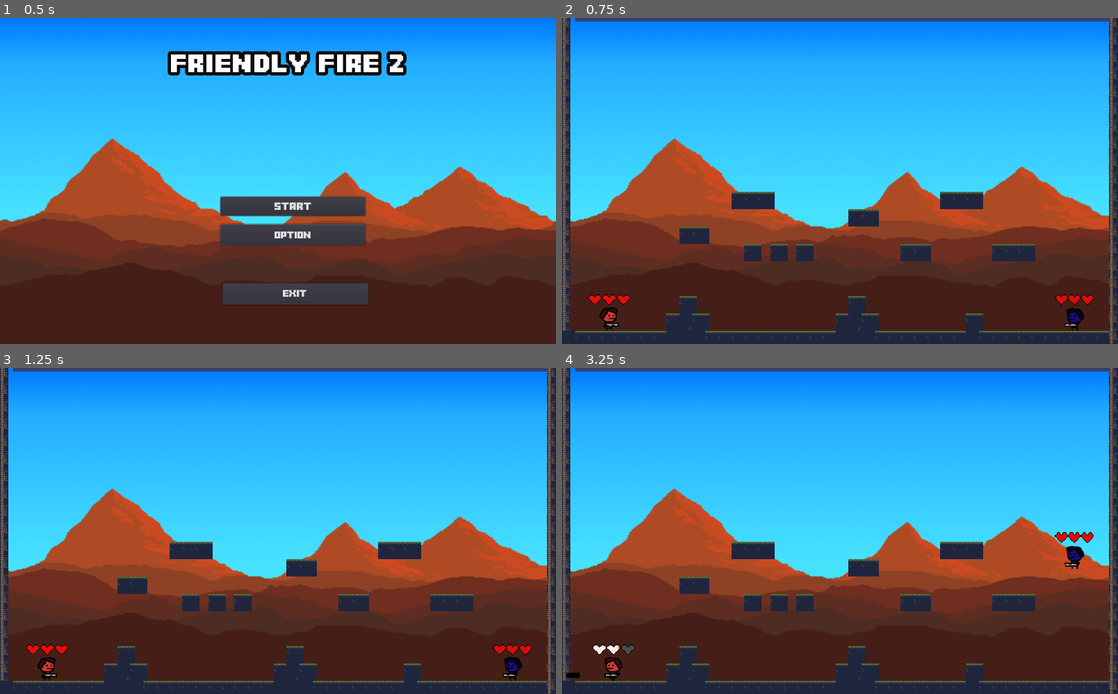
Above: before the commit, frames 1-4 (two rows, left to right).
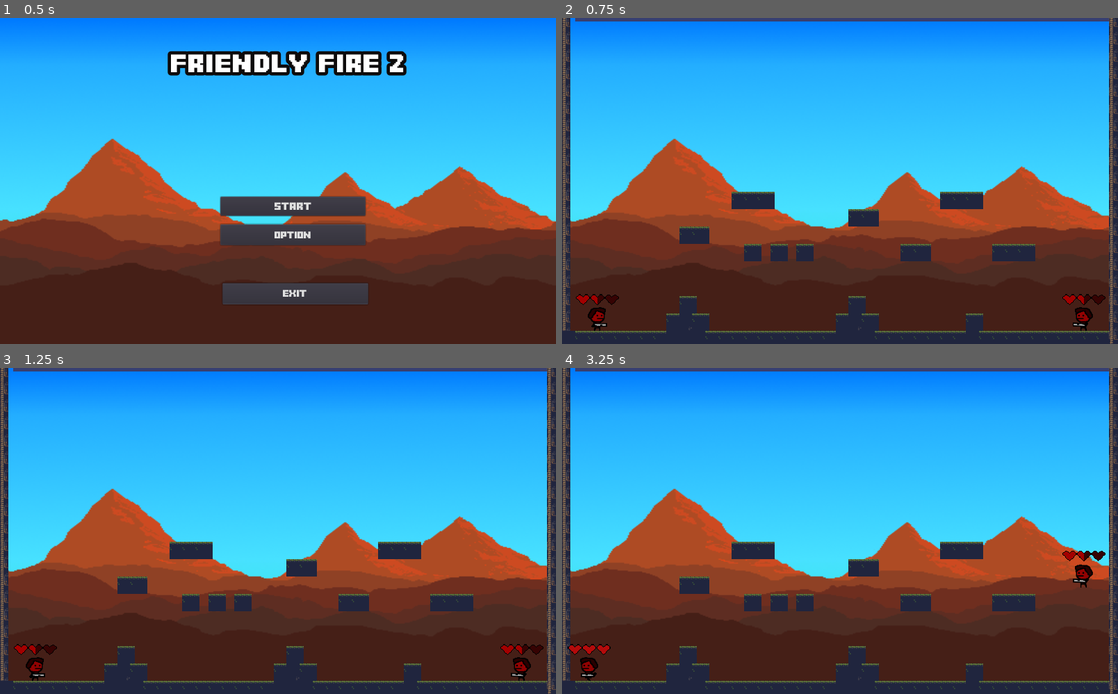
Above: after the commit, the same moments.

Repository: Toefge/InteraktiveSysteme
Game: Godot game, scene res://Menu/Menu.tscn
Two runs of this game, one before a commit and one after it. Both use one fixed random seed, a clock stepped at 60 frames per second and the inputs below. Before the commit the project starts from res://Menu.tscn.
Inputs (mouse positions are in pixels of both pictures, inside the frame that each line leads up to):
- Up to frame 1 (0.5 s): no input
- Up to frame 2 (0.75 s): click "Start" at 0.5 s
- Up to frame 3 (1.25 s): no input
- Up to frame 4 (3.25 s): tap Enter (fire02) at 1.25, 1.55, 2.1 s; move the mouse to (962, 514) at 1.27 s; hold Space (fire) 1.28-2.03 s; hold D (right) 1.28-2.78 s; tap Up (ui_up) at 1.52, 1.82, 2.27, 2.3, 2.57 s; move the mouse to (728, 547) at 2.02 s; move the mouse to (895, 459) at 2.77 s; hold A (left) from 2.78 s (still down); hold Up (ui_up) from 2.78 s (still down); tap Space (fire) at 3.05 s

Frame 1 is identical in both runs. In frame 2, 1.0% of the frame differs, in the area x 2-98%, y 84-96%; in frame 3, 1.0%; in frame 4, 1.2%, in the area x 0-98%, y 50-96%.

Commit message:
Refactoring
Müll gelöscht, Player 1 und 2 zusammen gefasst und Software Design verbessert.

Diff:
--- a/Area2D.tscn
+++ /dev/null
@@ -1,24 +0,0 @@
-[gd_scene load_steps=4 format=2]
-
-[ext_resource path="res://assets/sBullet_strip2.png" type="Texture" id=1]
-[ext_resource path="res://Scripts/Bullet.gd" type="Script" id=2]
-
-
-[sub_resource type="RectangleShape2D" id=1]
-extents = Vector2( 8.2253, 5.3206 )
-
-[node name="Area2D" type="Area2D"]
-script = ExtResource( 2 )
-
-[node name="Sprite" type="Sprite" parent="."]
-texture = ExtResource( 1 )
-hframes = 2
-
-[node name="CollisionShape2D" type="CollisionShape2D" parent="."]
-position = Vector2( 3.13383, 0.0870495 )
-shape = SubResource( 1 )
-
-[node name="VisibilityNotifier2D" type="VisibilityNotifier2D" parent="."]
-position = Vector2( -1.43634, 0.0435247 )
-scale = Vector2( 0.926007, 0.377586 )
-[connection signal="screen_exited" from="VisibilityNotifier2D" to="." method="_on_VisibilityNotifier2D_screen_exited"]
--- a/bullet.tscn
+++ b/Bullet/bullet.tscn
@@ -1,8 +1,8 @@
 [gd_scene load_steps=6 format=2]
 
-[ext_resource path="res://assets/sBullet_strip2.png" type="Texture" id=1]
-[ext_resource path="res://Scripts/Bullet.gd" type="Script" id=2]
-[ext_resource path="res://Scripts/DamageArea.gd" type="Script" id=3]
+[ext_resource path="res://Bullet/Bullet.gd" type="Script" id=1]
+[ext_resource path="res://Bullet/DamageArea.gd" type="Script" id=2]
+[ext_resource path="res://assets/sBullet_strip2.png" type="Texture" id=3]
 
 [sub_resource type="RectangleShape2D" id=1]
 extents = Vector2( 8.2253, 5.3206 )
@@ -11,11 +11,11 @@
 extents = Vector2( 10.0715, 5.5445 )
 
 [node name="bullet" type="Area2D"]
-script = ExtResource( 2 )
+script = ExtResource( 1 )
 
 [node name="Sprite" type="Sprite" parent="."]
 modulate = Color( 0, 0, 0, 1 )
-texture = ExtResource( 1 )
+texture = ExtResource( 3 )
 hframes = 2
 
 [node name="CollisionShape2D" type="CollisionShape2D" parent="."]
@@ -29,7 +29,7 @@
 [node name="DamageArea" type="Area2D" parent="."]
 collision_layer = 0
 collision_mask = 32
-script = ExtResource( 3 )
+script = ExtResource( 2 )
 
 [node name="CollisionShape2D" type="CollisionShape2D" parent="DamageArea"]
 position = Vector2( 3.34087, 0 )
--- a/Gun.gd
+++ /dev/null
@@ -1,26 +0,0 @@
-extends Sprite
-
-var can_fire = true
-var bullet = preload("res://bullet.tscn")
-
-func _ready():
-	set_as_toplevel(true)
-
-func _physics_process(delta):
-	position.x = lerp(position.x, get_parent().position.x, 0.5)
-	position.y = lerp(position.y, get_parent().position.y+5, 0.5)
-	if Input.is_action_just_pressed("left"):
-		look_at(Vector2(position.x * -1 , position.y))
-	if Input.is_action_just_pressed("right"):
-		look_at(Vector2(100000,position.y))
-	#var mouse_pos = get_global_mouse_position()
-	#look_at(mouse_pos)
-
-	if Input.is_action_pressed("fire") and can_fire:
-		var bullet_instance = bullet.instance()
-		bullet_instance.rotation = rotation
-		bullet_instance.global_position = $muzzle.global_position
-		get_parent().add_child(bullet_instance)
-		can_fire = false
-		yield(get_tree().create_timer(0.2), "timeout")
-		can_fire = true
--- a/Menu.gd
+++ b/Menu/Menu.gd
@@ -6,7 +6,7 @@
 
 
 func _on_ButtonStart_pressed():
-	get_tree().change_scene("res://game.tscn")
+	get_tree().change_scene("res://mainGame.tscn")
 
 
 
--- a/Menu.tscn
+++ b/Menu/Menu.tscn
@@ -1,6 +1,6 @@
 [gd_scene load_steps=11 format=2]
 
-[ext_resource path="res://Menu.gd" type="Script" id=1]
+[ext_resource path="res://Menu/Menu.gd" type="Script" id=1]
 [ext_resource path="res://assets/backgroundMountainsDay.PNG" type="Texture" id=2]
 
 [sub_resource type="DynamicFontData" id=1]
--- a/Player2/player 2.gd
+++ /dev/null
@@ -1,107 +0,0 @@
-extends KinematicBody2D
-
-signal health_updated(health)
-signal killed()
-
-var move = Vector2()
-export var speed: = Vector2(300.0, 1000.0)
-export var gravity: = 3000.0
-export var fall_speed = 1.0
-var _velocity: = Vector2.ZERO
-
-export var wallJumpPush = 2000
-export var wallJumpHeight = 1000
-
-const FLOOR_NORMAL: = Vector2.UP
-
-#Hp
-export (float) var max_health = 100;
-onready var health = max_health setget _set_health
-onready var invulnerability_timer = $InvulnerabilityTimer
-onready var Hitbox = $Hitbox
-
-
-func _ready():
-	$AnimatedSprite.flip_h = true
-
-func _physics_process(delta):
-
-	#Check if the player let go of the jump button
-	var is_jump_interrupted: = Input.is_action_just_released("ui_up") and _velocity.y < 0.0
-	var direction: = get_direction()
-	_velocity = calculate_move_velocity(_velocity, direction, speed, is_jump_interrupted)
-	_velocity = move_and_slide(_velocity, FLOOR_NORMAL)
-
-	#Changing Sprites for left and right
-	if Input.is_action_just_pressed("ui_left"):
-		$AnimatedSprite.flip_h = true
-	elif Input.is_action_just_pressed("ui_right"):
-		$AnimatedSprite.flip_h = false
-
-#Check which keys the player is pressing to move
-func get_direction() -> Vector2:
-	return Vector2(
-		Input.get_action_strength("ui_right") - Input.get_action_strength("ui_left"),
-		-1.0 if Input.is_action_pressed("ui_up") and is_on_floor() else 0.0
-	)
-
-func calculate_move_velocity(
-	linear_velocity: Vector2,
-	direction: Vector2,
-	speed: Vector2,
-	is_jump_interrupted: bool) -> Vector2:
-		var move: = linear_velocity
-		move.x = speed.x * direction.x
-		move.y += gravity * get_physics_process_delta_time()  #Maybe play with gravity for a gamemode?
-		if direction.y == -1.0:
-			move.y = speed.y * direction.y
-		if is_jump_interrupted:
-			move.y = fall_speed
-
-		if Input.is_action_just_pressed("ui_up") and not is_on_floor() and nextToWall():
-			if not is_on_floor() and nextToRightWall():
-				move.x = direction.x * speed.x - wallJumpPush
-				move.y = speed.y * direction.y - wallJumpHeight
-				print("Right walljump")
-			if not is_on_floor() and nextToLeftWall():
-				move.x = direction.x * speed.x + wallJumpPush
-				move.y = speed.y * direction.y - wallJumpHeight
-				print("Left walljump")
-
-		#Sprites for jumping and running
-		if move.y < 0: $AnimatedSprite.play("jump")
-		if move.x !=0: $AnimatedSprite.play("run")
-		else: $AnimatedSprite.play("idle")
-
-		return move
-
-func nextToWall():
-	return nextToRightWall() or nextToLeftWall()
-
-func nextToRightWall():
-	return $RightWall.is_colliding()
-
-func nextToLeftWall():
-	return  $LeftWall.is_colliding()
-
-
-func damage(amount):
-	#if invulnerability_timer.is_stopped():
-	#	invulnerability_timer.start()
-	_set_health(health - amount)
-	print("damaged")
-
-func kill():
-	print("dead")
-	yield(get_tree().create_timer(2), "timeout")
-	get_tree().change_scene("res://Menu.tscn")
-
-func _set_health(value):
-	var prev_health = health
-	health = clamp(value, 0, max_health)
-	if health != prev_health:
-		emit_signal("health_updated", health)
-		$HealthBar._on_health_updated()
-		if health == 0:
-			kill()
-			emit_signal("killed")
--- a/Player2/player 2.tscn
+++ /dev/null
@@ -1,146 +0,0 @@
-[gd_scene load_steps=21 format=2]
-
-[ext_resource path="res://Scripts/HitBoxScript.gd" type="Script" id=1]
-[ext_resource path="res://Player2/player 2.gd" type="Script" id=2]
-[ext_resource path="res://assets/sPlayer.png" type="Texture" id=3]
-[ext_resource path="res://assets/sPlayer_r_strip4.png" type="Texture" id=4]
-[ext_resource path="res://assets/sPlayer_a_strip2.png" type="Texture" id=5]
-[ext_resource path="res://assets/sPlayer2.png" type="Texture" id=6]
-[ext_resource path="res://assets/sGun.png" type="Texture" id=7]
-[ext_resource path="res://Player2/GunPlayer2.gd" type="Script" id=8]
-[ext_resource path="res://HealthBar/Hp.tscn" type="PackedScene" id=9]
-[ext_resource path="res://HealthBar/HealthBarScript.gd" type="Script" id=10]
-
-[sub_resource type="RectangleShape2D" id=1]
-extents = Vector2( 11.2877, 15.633 )
-
-[sub_resource type="AtlasTexture" id=2]
-flags = 4
-atlas = ExtResource( 4 )
-region = Rect2( 0, 0, 48, 48 )
-
-[sub_resource type="AtlasTexture" id=3]
-flags = 4
-atlas = ExtResource( 4 )
-region = Rect2( 48, 0, 48, 48 )
-
-[sub_resource type="AtlasTexture" id=4]
-flags = 4
-atlas = ExtResource( 4 )
-region = Rect2( 96, 0, 48, 48 )
-
-[sub_resource type="AtlasTexture" id=5]
-flags = 4
-atlas = ExtResource( 4 )
-region = Rect2( 144, 0, 48, 48 )
-
-[sub_resource type="AtlasTexture" id=6]
-flags = 4
-atlas = ExtResource( 5 )
-region = Rect2( 0, 0, 48, 48 )
-
-[sub_resource type="AtlasTexture" id=7]
-flags = 4
-atlas = ExtResource( 5 )
-region = Rect2( 48, 0, 48, 48 )
-
-[sub_resource type="SpriteFrames" id=8]
-animations = [ {
-"frames": [ ExtResource( 6 ), ExtResource( 3 ) ],
-"loop": true,
-"name": "idle",
-"speed": 2.0
-}, {
-"frames": [ SubResource( 2 ), SubResource( 3 ), SubResource( 4 ), SubResource( 5 ) ],
-"loop": true,
-"name": "run",
-"speed": 5.0
-}, {
-"frames": [ SubResource( 6 ), SubResource( 7 ) ],
-"loop": true,
-"name": "jump",
-"speed": 5.0
-} ]
-
-[sub_resource type="Animation" id=9]
-tracks/0/type = "value"
-tracks/0/path = NodePath("AnimatedSprite:visible")
-tracks/0/interp = 1
-tracks/0/loop_wrap = true
-tracks/0/imported = false
-tracks/0/enabled = true
-tracks/0/keys = {
-"times": PoolRealArray(  ),
-"transitions": PoolRealArray(  ),
-"update": 1,
-"values": [  ]
-}
-
-[sub_resource type="CapsuleShape2D" id=10]
-radius = 8.92834
-height = 16.4005
-
-[node name="player 2" type="KinematicBody2D"]
-modulate = Color( 0.94902, 0.94902, 0.94902, 1 )
-self_modulate = Color( 0.694118, 0.694118, 0.694118, 1 )
-light_mask = 0
-script = ExtResource( 2 )
-max_health = 20.0
-
-[node name="CollisionShape2D" type="CollisionShape2D" parent="."]
-shape = SubResource( 1 )
-
-[node name="RigidBody2D" type="RigidBody2D" parent="."]
-
-[node name="AnimatedSprite" type="AnimatedSprite" parent="."]
-modulate = Color( 0.145098, 0.0666667, 0.87451, 1 )
-self_modulate = Color( 0.941176, 0.941176, 0.941176, 1 )
-position = Vector2( 0.345892, -8.68014 )
-frames = SubResource( 8 )
-animation = "run"
-frame = 3
-
-[node name="Gun" type="Sprite" parent="."]
-position = Vector2( 9.99998, 0.794594 )
-texture = ExtResource( 7 )
-offset = Vector2( 4.253, 0 )
-script = ExtResource( 8 )
-
-[node name="muzzle" type="Position2D" parent="Gun"]
-position = Vector2( 16.6736, 0.185751 )
-
-[node name="InvulnerabilityTimer" type="Timer" parent="."]
-wait_time = 0.863
-one_shot = true
-
-[node name="AnimationPlayer" type="AnimationPlayer" parent="."]
-anims/Flash = SubResource( 9 )
-
-[node name="Hitbox" type="Area2D" parent="."]
-collision_layer = 32
-collision_mask = 0
-script = ExtResource( 1 )
-
-[node name="HitboxCollider" type="CollisionShape2D" parent="Hitbox"]
-position = Vector2( 0.707214, -2.82844 )
-shape = SubResource( 10 )
-
-[node name="LeftWall" type="RayCast2D" parent="."]
-position = Vector2( 13.667, 0 )
-rotation = 1.5708
-scale = Vector2( -0.749, 0.709 )
-enabled = true
-
-[node name="RightWall" type="RayCast2D" parent="."]
-position = Vector2( 13.667, 0 )
-rotation = -1.5708
-scale = Vector2( -0.865, 0.266 )
-enabled = true
-
-[node name="HealthBar" parent="." instance=ExtResource( 9 )]
-margin_left = -37.7549
-margin_top = -53.8009
-margin_right = -37.7549
-margin_bottom = -53.8009
-rect_scale = Vector2( 0.0278006, 0.0296184 )
-script = ExtResource( 10 )
--- a/TestStuff/StateMachine.gd
+++ /dev/null
@@ -1,41 +0,0 @@
-extends Node
-class_name StateMachine
-
-var state = null setget set_state
-var previous_state = null
-var states = {}
-
-
-onready var parent = get_parent()
-
-func _physics_process(delta):
-	if state != null:
-		_state_logic(delta)
-		var transition = _get_transition(delta)
-		if transition != null:
-			set_state(transition)
-
-
-func _state_logic(delta):
-	pass
-
-func _get_transition(delta):
-	return null
-
-func _enter_state(new_state, old_state):
-	pass
-
-func _exit_state(old_state, new_state):
-	pass
-
-func set_state(new_state):
-	previous_state = state
-	state = new_state
-
-	if previous_state != null:
-		_exit_state(previous_state, new_state)
-	if new_state != null:
-		_enter_state(new_state, previous_state)
-
-func add_state(state_name):
-	states[state_name] = states.size()
--- a/game.tscn
+++ b/mainGame.tscn
@@ -1,9 +1,8 @@
-[gd_scene load_steps=34 format=2]
+[gd_scene load_steps=33 format=2]
 
 [ext_resource path="res://assets/wall.png" type="Texture" id=1]
-[ext_resource path="res://Player2/player 2.tscn" type="PackedScene" id=2]
+[ext_resource path="res://playerMechanics/playerMechanics.tscn" type="PackedScene" id=2]
 [ext_resource path="res://assets/Isometric Tileset.png" type="Texture" id=3]
-[ext_resource path="res://Player1/player1.tscn" type="PackedScene" id=4]
 [ext_resource path="res://assets/cavesofgallet.png" type="Texture" id=5]
 [ext_resource path="res://assets/backgroundMountainsDay.PNG" type="Texture" id=6]
 
@@ -618,13 +617,13 @@
 format = 1
 tile_data = PoolIntArray( -65497, 19, 0, -65496, 19, 0, -65495, 19, 0, 0, 18, 0, 1, 20, 0, 2, 20, 0, 3, 20, 0, 4, 20, 0 …(1960 unchanged characters)…
 
-[node name="player1" parent="." instance=ExtResource( 4 )]
-modulate = Color( 1, 1, 1, 1 )
-position = Vector2( 85.7289, 548.912 )
-speed = Vector2( 200, 1000 )
-gravity = 2500.0
+[node name="player1" parent="." instance=ExtResource( 2 )]
+position = Vector2( 64, 560.048 )
 
 [node name="player2" parent="." instance=ExtResource( 2 )]
-position = Vector2( 944.358, 550.527 )
-speed = Vector2( 200, 1000 )
-gravity = 2500.0
+position = Vector2( 960, 558.822 )
+left = "ui_left"
+right = "ui_right"
+up = "ui_up"
+shoot = "fire02"
+orientationLeft = true
--- a/objects.tscn
+++ /dev/null
@@ -1,70 +0,0 @@
-[gd_scene load_steps=14 format=2]
-
-[ext_resource path="res://assets/sPlayer.png" type="Texture" id=1]
-[ext_resource path="res://Player1/player1.gd" type="Script" id=2]
-[ext_resource path="res://assets/sPlayer2.png" type="Texture" id=3]
-[ext_resource path="res://assets/sPlayer_a_strip2.png" type="Texture" id=4]
-[ext_resource path="res://assets/sPlayer_r_strip4.png" type="Texture" id=5]
-
-[sub_resource type="RectangleShape2D" id=1]
-extents = Vector2( 8.02926, 15.5354 )
-
-[sub_resource type="AtlasTexture" id=2]
-flags = 4
-atlas = ExtResource( 4 )
-region = Rect2( 0, 0, 48, 48 )
-
-[sub_resource type="AtlasTexture" id=3]
-flags = 4
-atlas = ExtResource( 4 )
-region = Rect2( 48, 0, 48, 48 )
-
-[sub_resource type="AtlasTexture" id=4]
-flags = 4
-atlas = ExtResource( 5 )
-region = Rect2( 0, 0, 48, 48 )
-
-[sub_resource type="AtlasTexture" id=5]
-flags = 4
-atlas = ExtResource( 5 )
-region = Rect2( 48, 0, 48, 48 )
-
-[sub_resource type="AtlasTexture" id=6]
-flags = 4
-atlas = ExtResource( 5 )
-region = Rect2( 96, 0, 48, 48 )
-
-[sub_resource type="AtlasTexture" id=7]
-flags = 4
-atlas = ExtResource( 5 )
-region = Rect2( 144, 0, 48, 48 )
-
-[sub_resource type="SpriteFrames" id=8]
-animations = [ {
-"frames": [ ExtResource( 3 ), ExtResource( 1 ) ],
-"loop": true,
-"name": "idle",
-"speed": 4.0
-}, {
-"frames": [ SubResource( 2 ), SubResource( 3 ) ],
-"loop": true,
-"name": "jump",
-"speed": 1.0
-}, {
-"frames": [ SubResource( 4 ), SubResource( 5 ), SubResource( 6 ), SubResource( 7 ) ],
-"loop": true,
-"name": "run",
-"speed": 14.0
-} ]
-
-[node name="player" type="KinematicBody2D"]
-script = ExtResource( 2 )
-
-[node name="CollisionShape2D" type="CollisionShape2D" parent="."]
-shape = SubResource( 1 )
-
-[node name="Sprite" type="AnimatedSprite" parent="."]
-position = Vector2( 7.62939e-06, -8.2301 )
-frames = SubResource( 8 )
-animation = "idle"
-frame = 1
--- a/Player2/GunPlayer2.gd
+++ b/playerMechanics/GunScript.gd
@@ -1,23 +1,27 @@
 extends Sprite
 
 var can_fire = true
-var bullet = preload("res://bullet.tscn")
+var bullet = preload("res://Bullet/bullet.tscn")
+var left = "left"
+var right = "right"
+var shoot = "fire"
+var bulletColor = Color.blue
 
 func _ready():
 	set_as_toplevel(true)
-	look_at(Vector2( -1, 1))
+
 
 func _physics_process(delta):
 	position.x = lerp(position.x, get_parent().position.x, 0.5)
 	position.y = lerp(position.y, get_parent().position.y+5, 0.5)
-	if Input.is_action_just_pressed("ui_left"):
+	if Input.is_action_just_pressed(left):
 		look_at(Vector2(position.x * -1 , position.y))
-	if Input.is_action_just_pressed("ui_right"):
+	if Input.is_action_just_pressed(right):
 		look_at(Vector2(100000,position.y))
 	#var mouse_pos = get_global_mouse_position()
 	#look_at(mouse_pos)
 
-	if Input.is_action_pressed("fire02") and can_fire:
+	if Input.is_action_pressed(shoot) and can_fire:
 		var bullet_instance = bullet.instance()
 		bullet_instance.rotation = rotation
 		bullet_instance.global_position = $muzzle.global_position
@@ -25,3 +29,9 @@
 		can_fire = false
 		yield(get_tree().create_timer(0.2), "timeout")
 		can_fire = true
+
+func flipGun(flip):
+	if (flip):
+		#Die 3 ist ein ausprobierter Wert!!! Sollte sich die größe der Map ändern
+		#dann muss der Wert ggf angepasst werden!
+		look_at(Vector2( 0, 3))
--- a/Player1/player1.tscn
+++ b/playerMechanics/playerMechanics.tscn
@@ -1,13 +1,13 @@
 [gd_scene load_steps=20 format=2]
 
-[ext_resource path="res://Gun.gd" type="Script" id=1]
-[ext_resource path="res://Player1/player1.gd" type="Script" id=2]
+[ext_resource path="res://playerMechanics/GunScript.gd" type="Script" id=1]
+[ext_resource path="res://playerMechanics/playerScript.gd" type="Script" id=2]
 [ext_resource path="res://assets/sPlayer.png" type="Texture" id=3]
 [ext_resource path="res://assets/sPlayer_r_strip4.png" type="Texture" id=4]
 [ext_resource path="res://assets/sPlayer_a_strip2.png" type="Texture" id=5]
 [ext_resource path="res://assets/sPlayer2.png" type="Texture" id=6]
 [ext_resource path="res://assets/sGun.png" type="Texture" id=7]
-[ext_resource path="res://Scripts/HitBoxScript.gd" type="Script" id=8]
+[ext_resource path="res://playerMechanics/HitBoxScript.gd" type="Script" id=8]
 [ext_resource path="res://HealthBar/Hp.tscn" type="PackedScene" id=9]
 [ext_resource path="res://HealthBar/HealthBarScript.gd" type="Script" id=10]
 
@@ -16,33 +16,33 @@
 
 [sub_resource type="AtlasTexture" id=2]
 flags = 4
-atlas = ExtResource( 5 )
+atlas = ExtResource( 4 )
 region = Rect2( 0, 0, 48, 48 )
 
 [sub_resource type="AtlasTexture" id=3]
 flags = 4
-atlas = ExtResource( 5 )
+atlas = ExtResource( 4 )
 region = Rect2( 48, 0, 48, 48 )
 
 [sub_resource type="AtlasTexture" id=4]
 flags = 4
 atlas = ExtResource( 4 )
-region = Rect2( 0, 0, 48, 48 )
+region = Rect2( 96, 0, 48, 48 )
 
 [sub_resource type="AtlasTexture" id=5]
 flags = 4
 atlas = ExtResource( 4 )
-region = Rect2( 48, 0, 48, 48 )
+region = Rect2( 144, 0, 48, 48 )
 
 [sub_resource type="AtlasTexture" id=6]
 flags = 4
-atlas = ExtResource( 4 )
-region = Rect2( 96, 0, 48, 48 )
+atlas = ExtResource( 5 )
+region = Rect2( 0, 0, 48, 48 )
 
 [sub_resource type="AtlasTexture" id=7]
 flags = 4
-atlas = ExtResource( 4 )
-region = Rect2( 144, 0, 48, 48 )
+atlas = ExtResource( 5 )
+region = Rect2( 48, 0, 48, 48 )
 
 [sub_resource type="SpriteFrames" id=8]
 animations = [ {
@@ -51,32 +51,32 @@
 "name": "idle",
 "speed": 4.0
 }, {
-"frames": [ SubResource( 2 ), SubResource( 3 ) ],
+"frames": [ SubResource( 2 ), SubResource( 3 ), SubResource( 4 ), SubResource( 5 ) ],
+"loop": true,
+"name": "run",
+"speed": 14.0
+}, {
+"frames": [ SubResource( 6 ), SubResource( 7 ) ],
 "loop": true,
 "name": "jump",
 "speed": 1.0
-}, {
-"frames": [ SubResource( 4 ), SubResource( 5 ), SubResource( 6 ), SubResource( 7 ) ],
-"loop": true,
-"name": "run",
-"speed": 14.0
 } ]
 
-[sub_resource type="RectangleShape2D" id=9]
-extents = Vector2( 8.00539, 10 )
+[sub_resource type="CapsuleShape2D" id=9]
+radius = 7.49603
+height = 26.263
 
 [node name="player" type="KinematicBody2D"]
 modulate = Color( 0.709804, 0.0470588, 0.0470588, 1 )
 self_modulate = Color( 0.92549, 0.780392, 0.780392, 1 )
 script = ExtResource( 2 )
-max_health = 20.0
 
-[node name="CollisionShape2D" type="CollisionShape2D" parent="."]
+[node name="PhysikBody" type="CollisionShape2D" parent="."]
 shape = SubResource( 1 )
 
 [node name="RigidBody2D" type="RigidBody2D" parent="."]
 
-[node name="Sprite" type="AnimatedSprite" parent="."]
+[node name="AnimatedSprite" type="AnimatedSprite" parent="."]
 modulate = Color( 0.941176, 0.309804, 0.309804, 1 )
 position = Vector2( 0.629982, -8.2301 )
 frames = SubResource( 8 )
@@ -98,7 +98,8 @@
 collision_mask = 0
 script = ExtResource( 8 )
 
-[node name="CollisionShape2D" type="CollisionShape2D" parent="Hitbox"]
+[node name="HitboxCollider" type="CollisionShape2D" parent="Hitbox"]
+position = Vector2( -0.221718, -5.42601 )
 shape = SubResource( 9 )
 
 [node name="LeftWall" type="RayCast2D" parent="."]
--- a/Player1/player1.gd
+++ b/playerMechanics/playerScript.gd
@@ -14,6 +14,12 @@
 
 const FLOOR_NORMAL: = Vector2.UP
 
+export var left = "left"
+export var right = "right"
+export var up = "up"
+export var shoot = "fire"
+export var orientationLeft = false
+
 #Hp
 export (float) var max_health = 100;
 onready var health = max_health setget _set_health
@@ -23,26 +29,34 @@
 #HealthBar
 var healthBar = preload("res://HealthBar/HealthBarScript.gd")
 
+func _ready():
+	$AnimatedSprite.flip_h = orientationLeft
+	$Gun.flipGun(orientationLeft)
+	$Gun.shoot = shoot
+	$Gun.left = left
+	$Gun.right = right
+	$Gun.bulletColor = Color.blue
+
 
 func _physics_process(delta):
 
 	#Check if the player let go of the jump button
-	var is_jump_interrupted: = Input.is_action_just_released("up") and _velocity.y < 0.0
+	var is_jump_interrupted: = Input.is_action_just_released(up) and _velocity.y < 0.0
 	var direction: = get_direction()
 	_velocity = calculate_move_velocity(_velocity, direction, speed, is_jump_interrupted)
 	_velocity = move_and_slide(_velocity, FLOOR_NORMAL)
 
 	#Changing Sprites for left and right
-	if Input.is_action_just_pressed("left"):
-		$Sprite.flip_h = true
-	elif Input.is_action_just_pressed("right"):
-		$Sprite.flip_h = false
+	if Input.is_action_just_pressed(left):
+		$AnimatedSprite.flip_h = true
+	elif Input.is_action_just_pressed(right):
+		$AnimatedSprite.flip_h = false
 
 #Check which keys the player is pressing to move
 func get_direction() -> Vector2:
 	return Vector2(
-		Input.get_action_strength("right") - Input.get_action_strength("left"),
-		-1.0 if Input.is_action_pressed("up") and is_on_floor() else 0.0
+		Input.get_action_strength(right) - Input.get_action_strength(left),
+		-1.0 if Input.is_action_pressed(up) and is_on_floor() else 0.0
 	)
 
 func calculate_move_velocity(
@@ -58,21 +72,19 @@
 		if is_jump_interrupted:
 			move.y = fall_speed
 
-		if Input.is_action_just_pressed("up") and not is_on_floor() and nextToWall():
+		if Input.is_action_just_pressed(up) and not is_on_floor() and nextToWall():
 			if not is_on_floor() and nextToRightWall():
 				move.x = direction.x * speed.x - wallJumpPush
 				move.y = speed.y * direction.y - wallJumpHeight
-				print("Right walljump")
 			if not is_on_floor() and nextToLeftWall():
 				move.x = direction.x * speed.x + wallJumpPush
 				move.y = speed.y * direction.y - wallJumpHeight
-				print("Left walljump")
 
 
 		#Sprites for jumping and running
-		if move.y < 0: $Sprite.play("jump")
-		if move.x !=0: $Sprite.play("run")
-		else: $Sprite.play("idle")
+		if move.y < 0: $AnimatedSprite.play("jump")
+		if move.x !=0: $AnimatedSprite.play("run")
+		else: $AnimatedSprite.play("idle")
 
 		return move
 
@@ -97,7 +109,7 @@
 func kill():
 	print("dead")
 	yield(get_tree().create_timer(2), "timeout")
-	get_tree().change_scene("res://Menu.tscn")
+	get_tree().change_scene("res://Menu/Menu.tscn")
 
 func _set_health(value):
 	var prev_health = health
--- a/project.godot
+++ b/project.godot
@@ -12,23 +12,16 @@
 "base": "Area2D",
 "class": "Hitbox",
 "language": "GDScript",
-"path": "res://Scripts/HitBoxScript.gd"
-}, {
-"base": "Node",
-"class": "StateMachine",
-"language": "GDScript",
-"path": "res://TestStuff/StateMachine.gd"
+"path": "res://playerMechanics/HitBoxScript.gd"
 } ]
 _global_script_class_icons={
-"Hitbox": "",
-"StateMachine": ""
+"Hitbox": ""
 }
 
 [application]
 
 config/name="shooter"
-run/main_scene="res://Menu.tscn"
-config/icon="res://icon.png"
+run/main_scene="res://Menu/Menu.tscn"
 
 [display]
 
Renamed: Scripts/Bullet.gd -> Bullet/Bullet.gd
Renamed: Scripts/DamageArea.gd -> Bullet/DamageArea.gd
Binary file removed: favicon.png
Not shown, removed: favicon.png.import
Binary file removed: icon.png
Not shown, removed: icon.png.import
Renamed: Scripts/HitBoxScript.gd -> playerMechanics/HitBoxScript.gd
